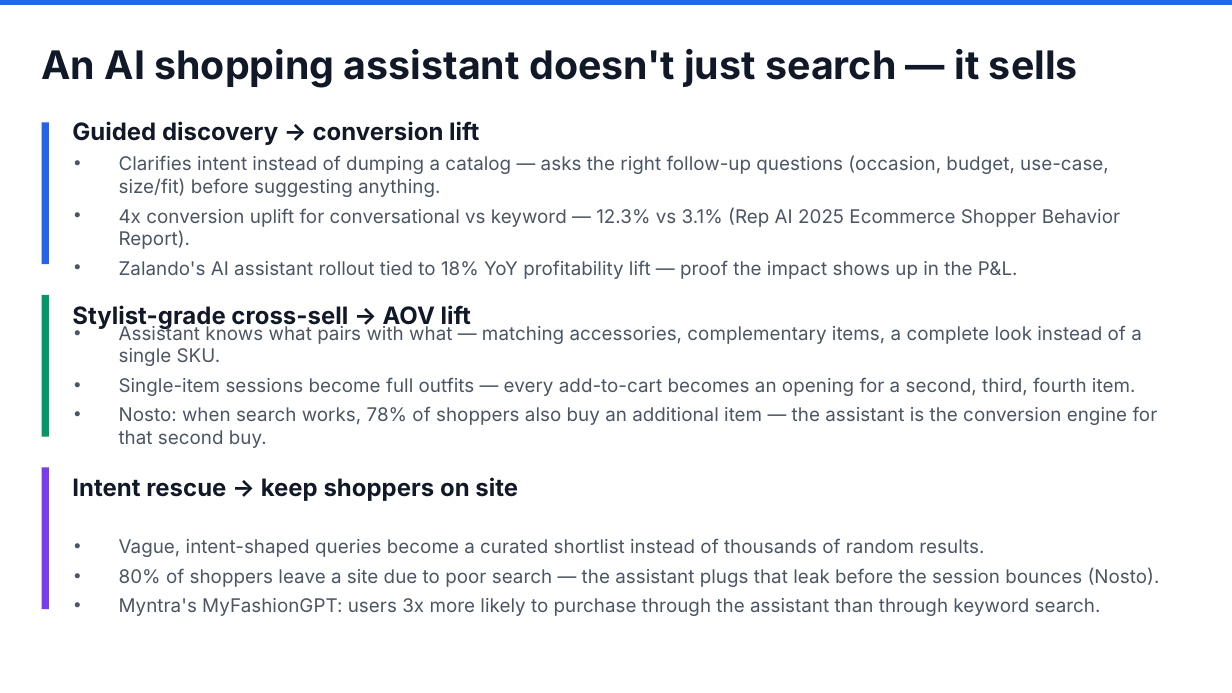
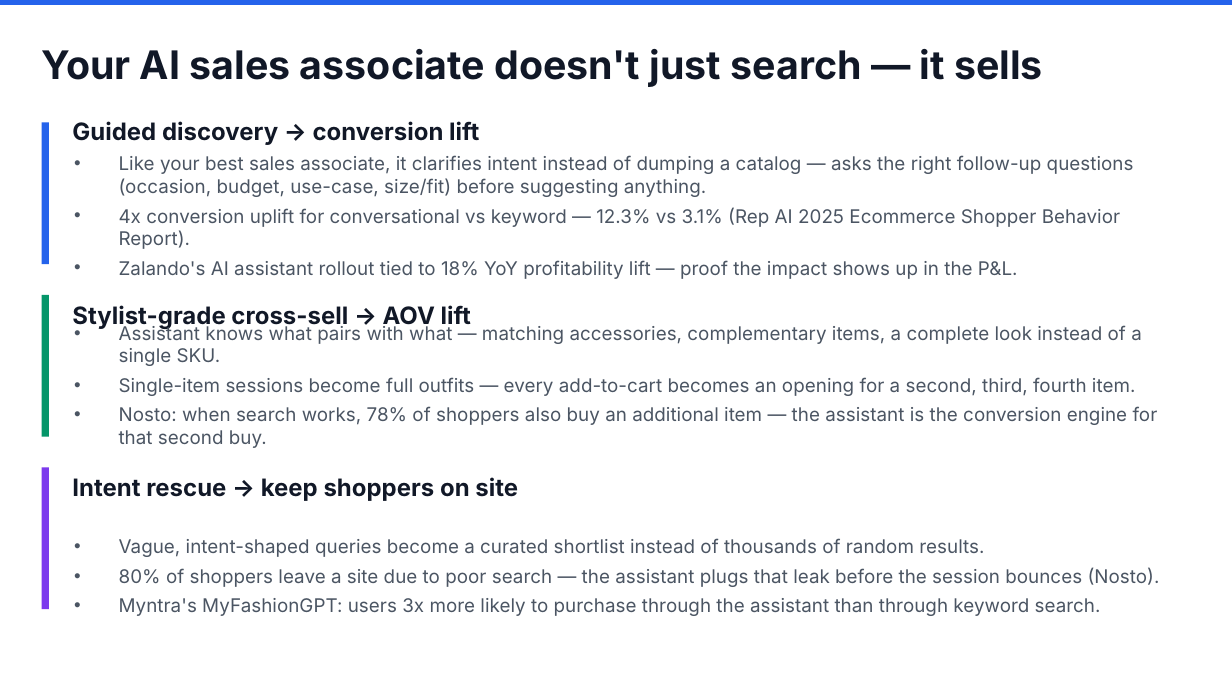
Before and after one commit to aantrikshhh/supersearch-ppt-templates, a slide deck: slide 12 of _base_template.pptx. Drawn at 1232x693 pixels with LibreOffice and Linux fonts; fonts in the diff are those of the drawing. Boxes give left, top, right and bottom in pixels: in the first picture for what was removed or moved away, otherwise in the second. Text is boxed around its words. In the diff, an @@ line names an element or a change of style, - is before the commit and + after.

```diff
--- a/_base_template.pptx
+++ b/_base_template.pptx
@@ text at box(42, 49, 1043, 87): text changed @@
-An AI shopping assistant doesn't just search — it sells
+Your AI sales associate doesn't just search — it sells
@@ text at box(119, 155, 1134, 197): text changed @@
-• Clarifies intent instead of dumping a catalog — asks the right follow-up questions (occasion, budget, use-case, size/fit) before suggesting anything.
+• Like your best sales associate, it clarifies intent instead of dumping a catalog — asks the right follow-up questions (occasion, budget, use-case, size/fit) before suggesting anything.
```
Also in this commit, not shown: 2 other slides changed, 6 other files.
